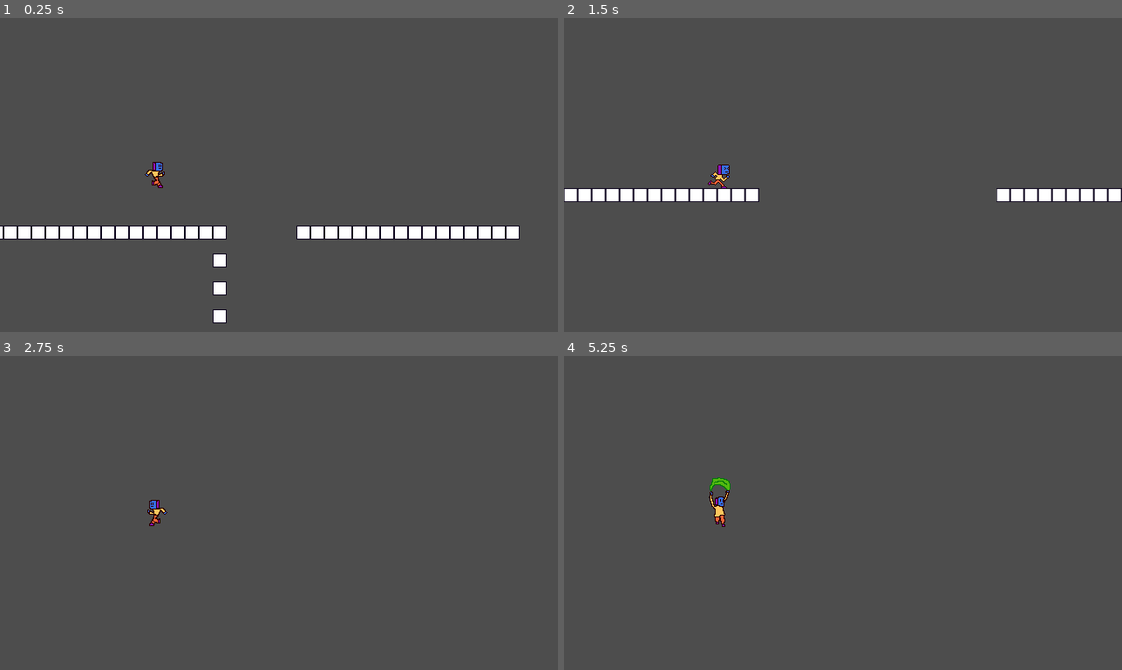
Above: before the commit, frames 1-4 (two rows, left to right).
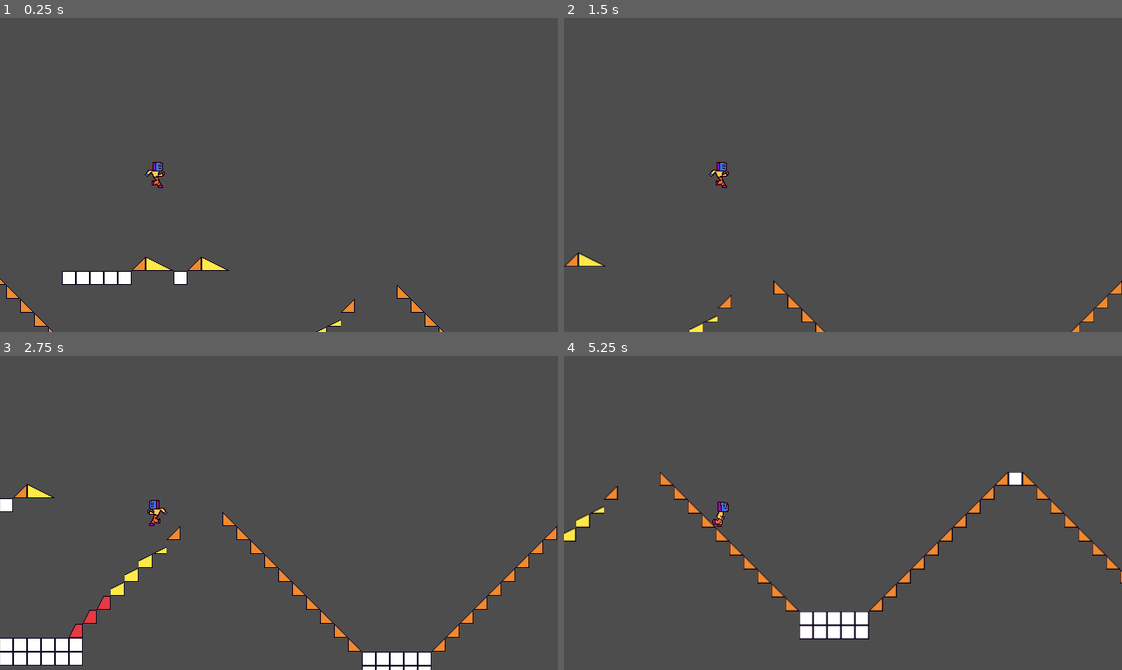
Above: after the commit, the same moments.

Repository: Ftcv/Sofrido-Re
Game: Godot game, scene res://MyProject/project/src/Levels/Playground.tscn
Same seed, same stepped clock (60 frames per second), same inputs: the game is played once before the commit and once after it.
Inputs:
- Up to frame 1 (0.25 s): no input
- Up to frame 2 (1.5 s): hold X (run) 0.53-1.28 s; hold Right (right) from 0.53 s (still down); tap Z (jump) at 0.77, 1.07 s; tap C (ui_rs) at 0.8, 1.35 s
- Up to frame 3 (2.75 s): tap Z (jump) at 1.52, 1.55, 1.82, 2.1 s; release Right (right) at 2.03 s; hold Left (left) from 2.03 s (still down); hold X (run) from 2.03 s (still down)
- Up to frame 4 (5.25 s): release Left (left) at 2.78 s; release X (run) at 2.78 s; hold Right (right) 2.78-4.28 s; tap X (run) at 2.85, 4.35 s; tap Z (jump) at 3.02, 3.32, 3.77, 3.8, 4.07, 4.52, 4.82 s; tap C (ui_rs) at 3.05 s; hold C (ui_rs) 3.53-4.28 s; hold Left (left) 4.28-5.03 s; hold Right (right) from 5.03 s (still down); hold C (ui_rs) from 5.03 s (still down)

The runs differ from the first frame. In frame 1, 5.4% of the frame differs, in the area x 0-94%, y 66-100%; in frame 2, 3.4%; in frame 3, 4.1%; in frame 4, 3.5%.

Commit message:
tudo certo menos o sliding que quebrou de novo kero morrer

Diff:
--- a/MyProject/project/src/Entidades/Player/Player.gd
+++ b/MyProject/project/src/Entidades/Player/Player.gd
@@ -12,50 +12,44 @@
 	 }
 
 # VARIAVEIS
-var jump_height : float = 50
-var jump_time_to_peak : float = 0.5
-var jump_time_to_descent: float = 0.5
-
+var is_sliding = false  # Variável para rastrear se o personagem está escorregando
+var slide_speed = 5.0  # Velocidade inicial de escorregar
+var max_slide_speed = 600  # Velocidade máxima de escorregar
+var slide_acceleration = 20  # Aceleração ao escorregar
+var slope_threshold = 0.2  # Ângulo máximo para considerar uma superfície como uma ladeira
+var jump_speed = -225 #forca do pulo
+var gravity = 8
 var direction = 0
 var type_move: String
 var max_walk_speed = 200
 var acceleration = 10
-var desaceleracao = 0.1
-var friction = 0.10  # quanto menor mais o player desliza
+var friction = 0.1  # quanto menor mais o player desliza
 var has_friction = true
 var is_alive = true
 var motion = Vector2(0,0)
 var state = State.ANDANDO
 var snapvector = Vector2(0,1)
 var glidiando = false
-var forca_horizontal = 0
 var angulo_floor = Vector2(0,0)
 var caindo_pra_direita = 2 # 1 é pra direita, 0 é pra esquerda
 var impulso_inicial = 0
 
 # VARIAVEIS ONREADY
 @onready var coyote_jump_timer = $CoyoteTimer
-@onready var jump_velocity : float = ((2.0 * jump_height) / jump_time_to_peak) * -1.0
-@onready var jump_gravity : float = ((-2.0 * jump_height) / (jump_time_to_peak * jump_time_to_peak)) * -1.0
-@onready var fall_gravity : float = ((-2.0 * jump_height) / (jump_time_to_descent * jump_time_to_descent)) * -1.0
 
 #CHAMADO ASSIM QUE INICIA O NODE:
 func _ready():
-	pass
-#	set_floor_snap_length(7)
+	set_floor_snap_length(7)
 
 # Physics process handler
 func _physics_process(delta):
-	print(" motion.y: ", motion.y, " velocity: ",velocity, " State: ", state," apply_gravity: " ,apply_gravity())
+	print(" motion.y: ", motion.y, " velocity: ",velocity, " State: ", state)
+#	motion.y += (jump_gravity if velocity.y < 0.0 else fall_gravity)
+	player_input()
 	set_velocity(motion)
-	move_and_slide()
-	player_input()
-	handle_collision()
 	state_machine()
 	animations()
-	process_movement()
-	apply_gravity()
-	motion.y += apply_gravity() * delta
+	handle_collision()
 
 # Collision handling
 func handle_collision():
@@ -63,6 +57,9 @@
 		motion.x = 0
 	if is_on_ceiling():
 		motion.y = max(motion.y, 0)
+	if is_on_floor():
+		motion.y=0
+
 
 # State machine logic
 func state_machine():
@@ -91,7 +88,14 @@
 	move_and_slide()
 	var just_left_ledge = was_on_floor and not is_on_floor() and motion.y >= 0
 	if just_left_ledge:
+		pass
 		coyote_jump_timer.start()
+
+func jump_logic():
+	if type_move == "correndo":
+		motion.y = jump_speed * 1.25
+	else:
+		motion.y = jump_speed
 
 
 # Calcula a aceleração baseada na direção e aplica ao motion.x
@@ -118,7 +122,6 @@
 					$AnimationPlayer.play("Andando")
 					return
 		else:
-			state = State.IDLE
 			$AnimationPlayer.play("Respirando")
 			return
 	else:
@@ -144,44 +147,33 @@
 		direction = 0
 
 
-	if Input.is_action_pressed("ui_rs"): # and motion.y >= 0:
+	if Input.is_action_pressed("ui_rs") and motion.y >= 0:
 		glidiando = true
 	else:
 		glidiando = false
 
 	if is_on_floor():
-		motion.y=0
 		if Input.is_action_pressed("down") and get_floor_angle() != 0:
 			state = State.DESLIZANDO
 
 		if Input.is_action_just_pressed("jump"):
-			motion.y = jump_velocity
-
-	if motion.y<0:
-		if Input.is_action_just_released("jump"):
-			motion.y = motion.y/2
-			apply_gravity()
-
-
-#		if Input.is_action_just_pressed("jump") and coyote_jump_timer.time_left > 0.0:
-#			if type_move == "correndo":
-#				velocity.y = jump_velocity * 1.25
-#			else:
-#				velocity.y = jump_velocity
-#		if motion.y < 0:
-#			if Input.is_action_just_released("jump"):
-##				motion.y = motion.y/2
-#				apply_gravity()
-
-
-		if Input.is_action_pressed("run"):
-			type_move = "correndo"
-			max_walk_speed = 300
-			acceleration = 5
-		else:
-			type_move = "andando"
-			max_walk_speed = 200
-			acceleration = 5
+			jump_logic()
+	else:
+		if Input.is_action_just_pressed("jump") and coyote_jump_timer.time_left > 0.0:
+			jump_logic()
+			if motion.y<0:
+				if Input.is_action_just_released("jump"):
+					motion.y = motion.y/2
+
+
+	if Input.is_action_pressed("run"):
+		type_move = "correndo"
+		max_walk_speed = 300
+		acceleration = 50
+	else:
+		type_move = "andando"
+		max_walk_speed = 200
+		acceleration = 50
 
 
 
@@ -201,10 +193,10 @@
 # Walking logic
 func andando():
 	process_movement()
-	apply_gravity()
 	player_input()
 	has_friction = true
 	inertia()
+	apply_gravity()
 
 #Idle logic
 func idle():
@@ -216,12 +208,6 @@
 
 # Sliding logic
 func deslizando():
-	var is_sliding = false  # Variável para rastrear se o personagem está escorregando
-	var slide_speed = 5.0  # Velocidade inicial de escorregar
-	var max_slide_speed = 600  # Velocidade máxima de escorregar
-	var slide_acceleration = 20  # Aceleração ao escorregar
-	var slope_threshold = 0.2  # Ângulo máximo para considerar uma superfície como uma ladeira
-
 	# Verifique se o personagem está em uma ladeira
 	if is_on_floor() and get_floor_angle() > slope_threshold:
 		is_sliding = true
@@ -235,7 +221,7 @@
 	if is_sliding:
 		# Ajuste a velocidade horizontal de acordo com a inclinação
 		var slope_direction = sign(get_floor_normal().x)
-		set_velocity(Vector2(slide_speed * slope_direction * fall_gravity, get_velocity().y))
+		set_velocity(Vector2(slide_speed * slope_direction * gravity, get_velocity().y))
 
 		# Vire o sprite do personagem na direção apropriada
 		if slope_direction > 0:
@@ -246,7 +232,6 @@
 		# Se não estiver escorregando, reinicialize a velocidade
 		slide_speed = 0.0
 		is_sliding = false
-		apply_gravity()
 		inertia()
 
 	if get_floor_angle() == 0:
@@ -265,11 +250,14 @@
 
 # Gravity application
 func apply_gravity():
-#	if not is_on_floor() or
-	if glidiando == true:
-		return jump_gravity if velocity.y < 0.0 else fall_gravity/8
-	else:
-		return jump_gravity if velocity.y < 0.0 else fall_gravity
+	if not is_on_floor(): #or state == State.DESLIZANDO:
+		if glidiando:
+			motion.y += gravity / 4
+			motion.y = min(motion.y,100 )
+		else:
+			motion.y += gravity
+			motion.y = min(motion.y,300 )
+#
 
 func ataque():
 	pass
--- a/MyProject/project/src/Levels/Playground.tscn
+++ b/MyProject/project/src/Levels/Playground.tscn
@@ -446,7 +446,7 @@
 player_path = NodePath("../Player")
 
 [node name="Player" parent="." instance=ExtResource("1")]
-position = Vector2(3115, 742)
+position = Vector2(1176, -249)
 slide_on_ceiling = true
 metadata/_edit_group_ = true
 
